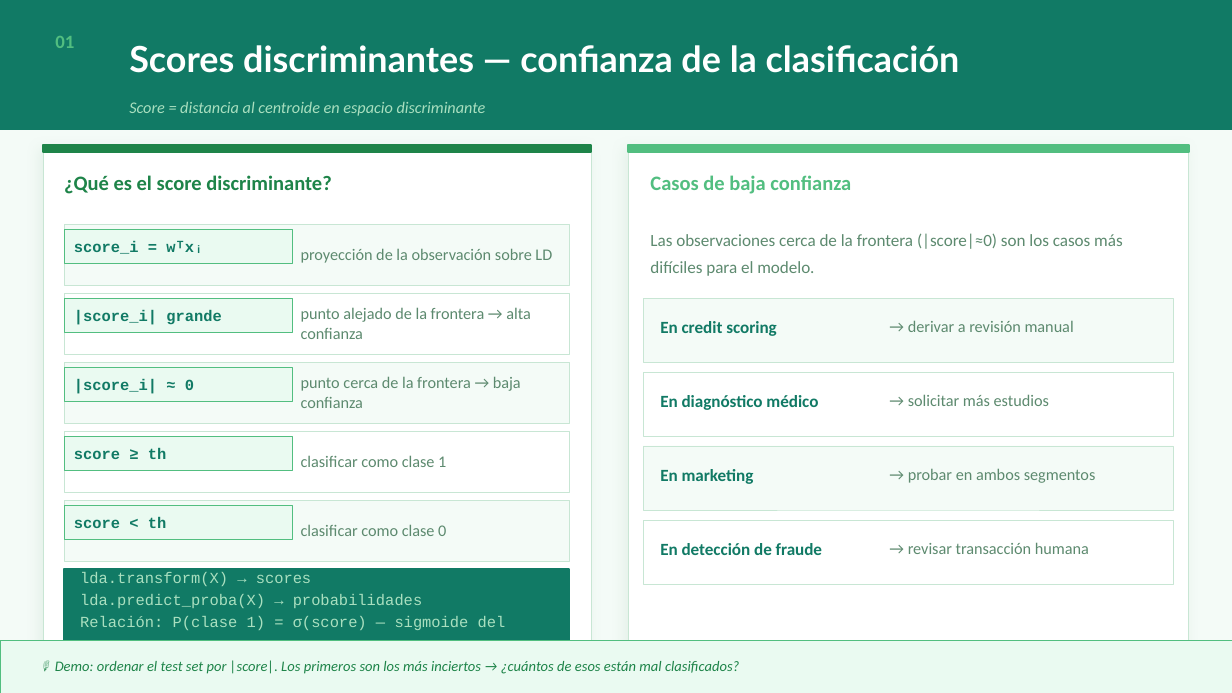
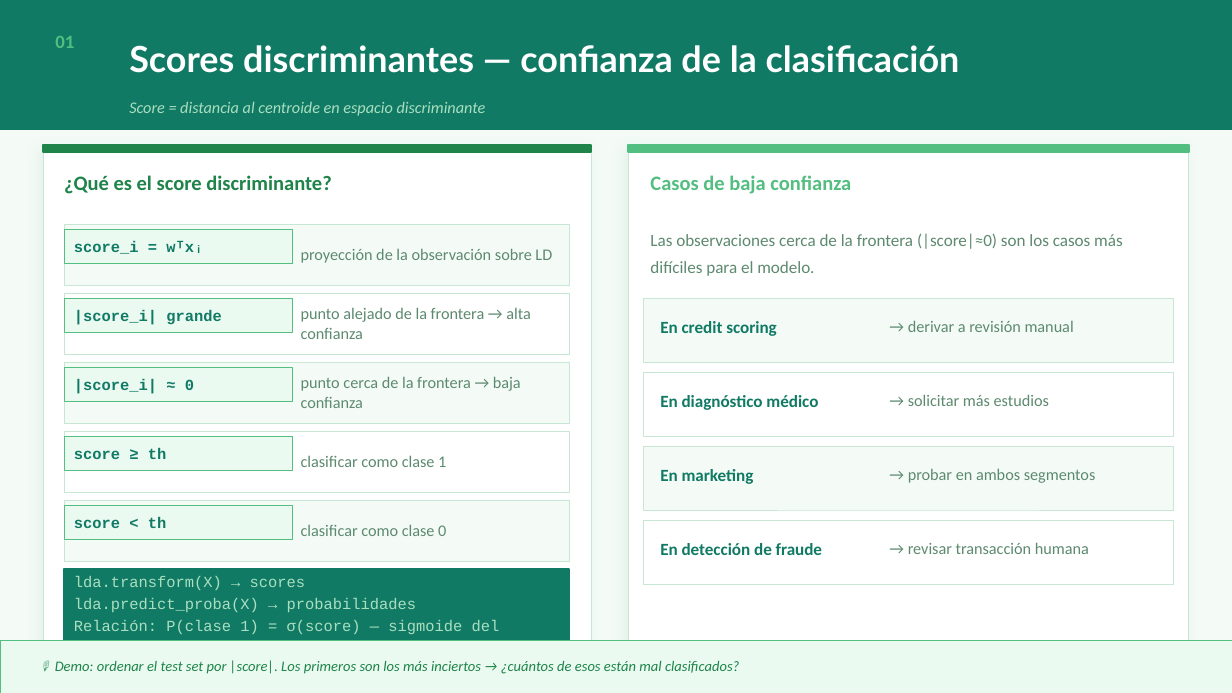
Before and after one commit to josefrodrim/modelos_estadisticos, a slide deck: slide 3 of Clase_9/PPT/Clase09_LDA_Aplicado.pptx. Drawn at 1232x693 pixels with LibreOffice and Linux fonts; fonts in the diff are those of the drawing. Boxes give left, top, right and bottom in pixels: in the first picture for what was removed or moved away, otherwise in the second. Text is boxed around its words. In the diff, an @@ line names an element or a change of style, - is before the commit and + after.

Commit message:
add Clase 9

```diff
--- a/Clase_9/PPT/Clase09_LDA_Aplicado.pptx
+++ b/Clase_9/PPT/Clase09_LDA_Aplicado.pptx
@@ text "lda.transform(X) → scores" rewrapped from [80,572,506,641] to [74,576,500,634] @@
```
Also in this commit, not shown: 2 other slides changed, 4 other files.
